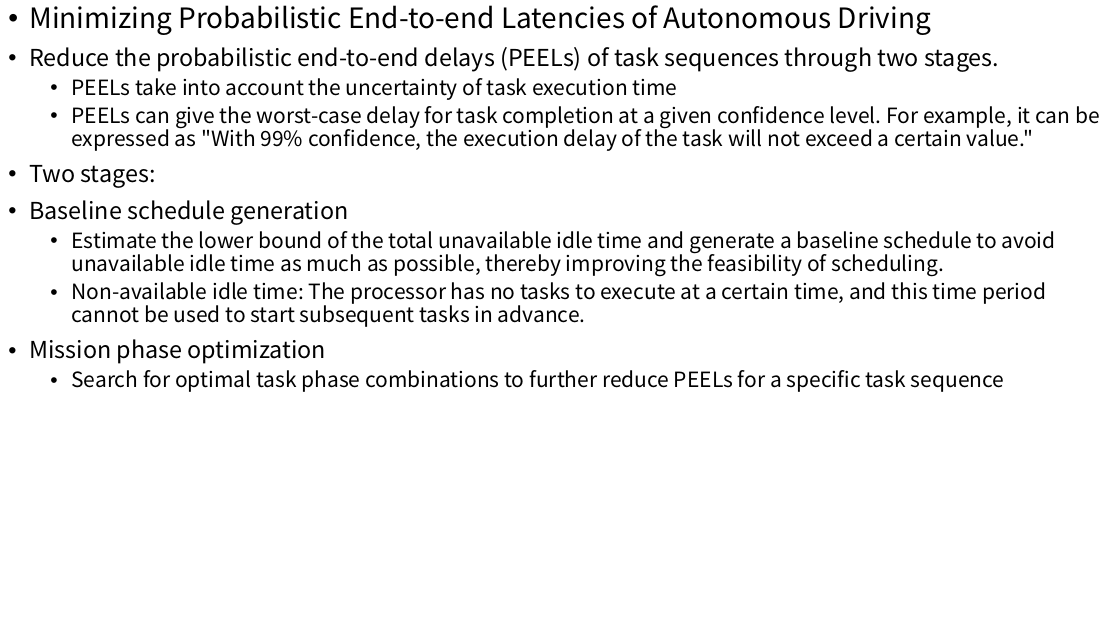
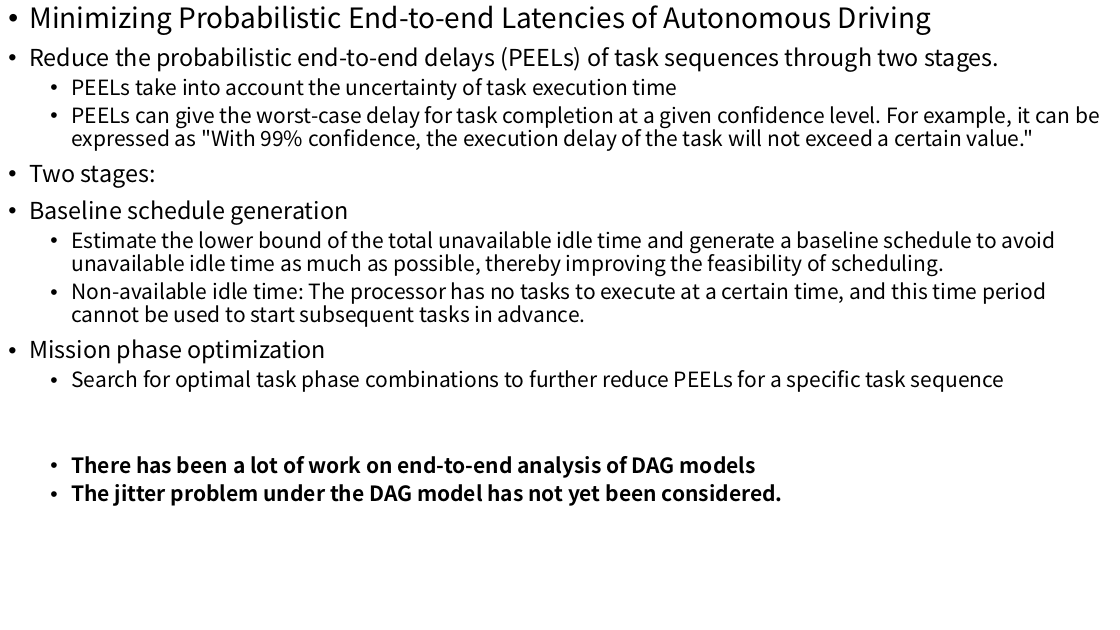
Before and after one commit to wsm6636/note, a slide deck: slide 7 of 06-ppt/discussion/0514.pptx (slide 6 before the commit). Drawn at 1120x630 pixels with LibreOffice and Linux fonts; fonts in the diff are those of the drawing. Boxes give left, top, right and bottom in pixels: in the first picture for what was removed or moved away, otherwise in the second. Text is boxed around its words. In the diff, an @@ line names an element or a change of style, - is before the commit and + after.

```diff
--- a/06-ppt/discussion/0514.pptx
+++ b/06-ppt/discussion/0514.pptx
@@ text at box(71, 456, 783, 506): paragraphs added @@
+  • There has been a lot of work on end-to-end analysis of DAG models
+  • The jitter problem under the DAG model has not yet been considered.
```
Also in this commit, not shown: 5 other slides changed, 1 slide added, 5 other files.
